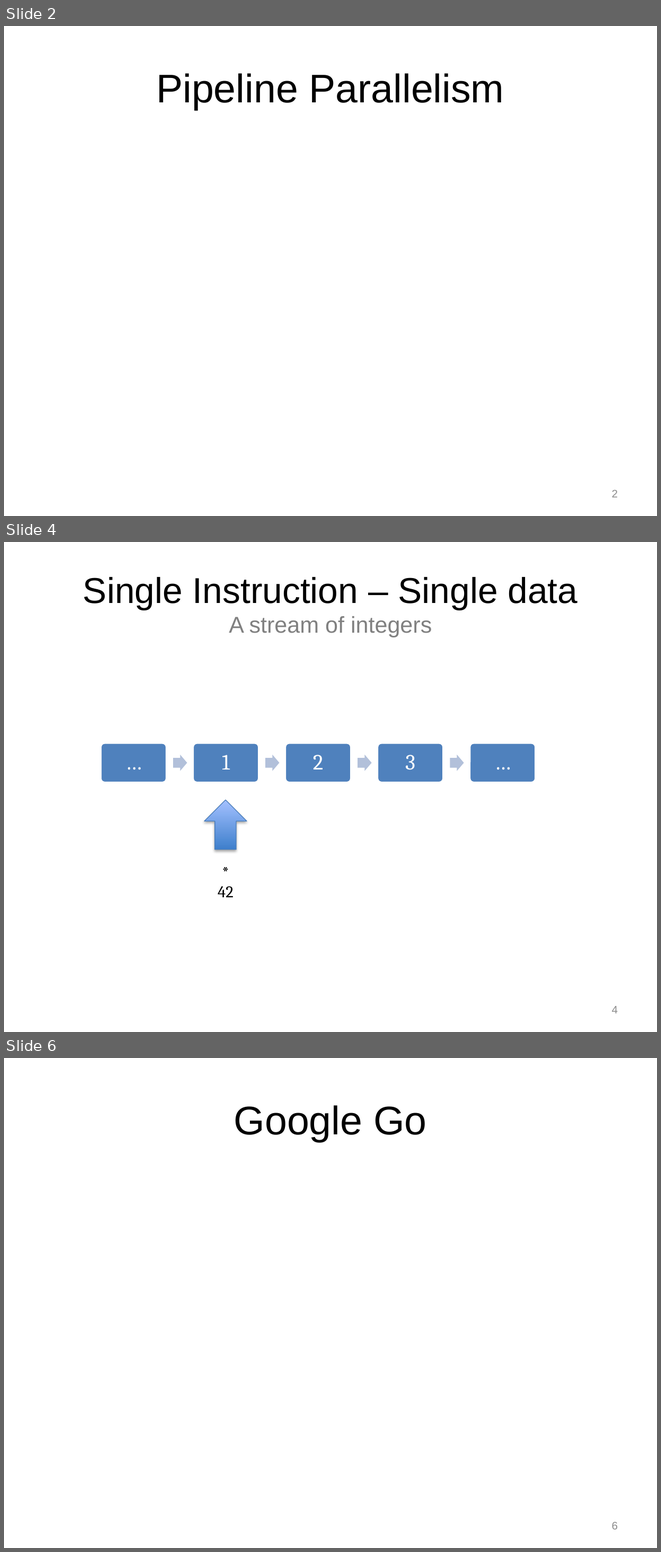
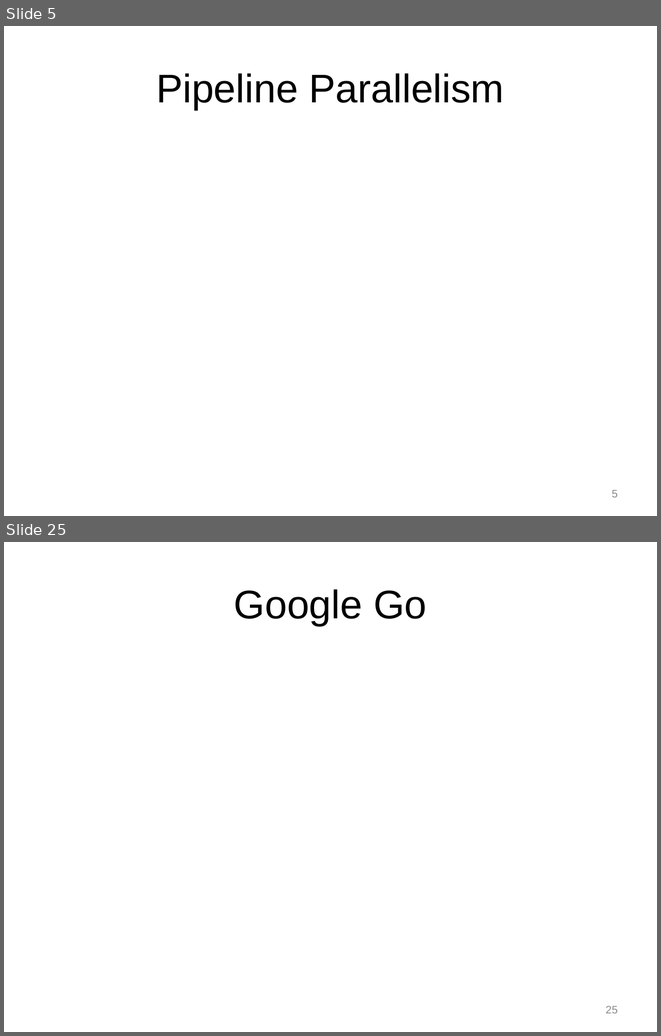
Before and after one commit to Jule/aw1, a slide deck: Praese/Presentation1.pptx. Shown one above the other, each under a label of ours: slides 2, 4 and 6 before the commit, slides 5 and 25 after it; the slides between them are not shown. The pictures are 661x1552 and 661x1036 pixels, drawn with LibreOffice and Linux fonts; fonts in the diff are those of the drawing; background and template pictures are left out. Boxes give left, top, right and bottom in pixels: in the first picture for what was removed or moved away, otherwise in the second. Text is boxed around its words. In the diff, an @@ line names an element or a change of style, - is before the commit and + after.

```diff
--- a/Praese/Presentation1.pptx
+++ b/Praese/Presentation1.pptx
@@ slide 4 removed at (4,542,657,1032), background picture (left out) @@
@@ title removed at (83,577,578,637) @@
-Single Instruction – Single data
-A stream of integers
@@ group removed at (100,743,536,783): 5 rounded rectangles, 5 texts, 4 right arrows @@
-…
-1
-2
-3
-…
@@ up arrow removed at (204,800,247,849) @@
@@ text removed at (218,886,233,897) @@
-*
-42
@@ page number removed at (612,1006,618,1013) @@
-4
@@ what was slide 2 is now slide 5 @@
@@ page number at (612,490,618,497): text changed @@
-2
+5
@@ what was slide 6 is now slide 25 @@
@@ page number at (606,1006,618,1013): text changed @@
-6
+25
```
Also in this commit, not shown: 1 slide changed, 21 slides added, 1 other slide removed.
